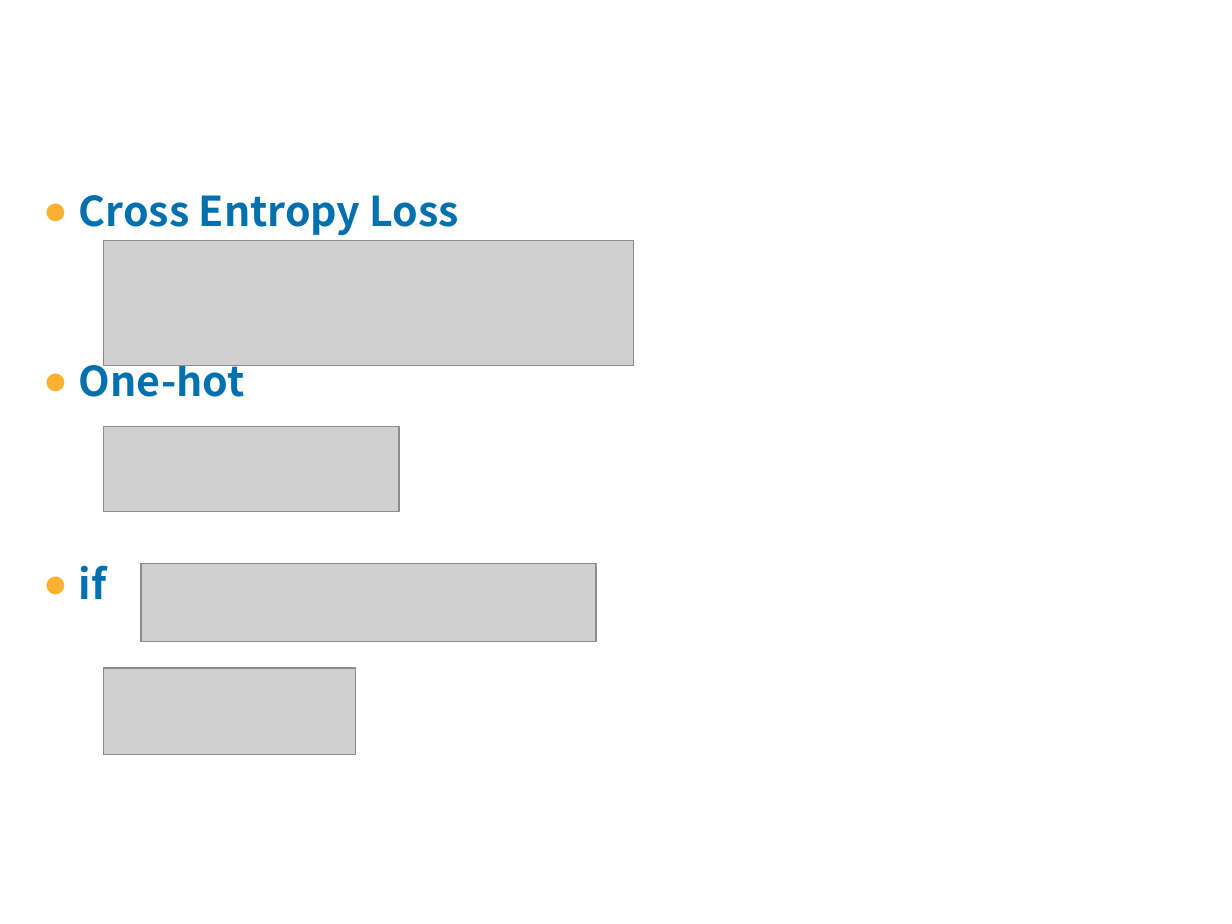
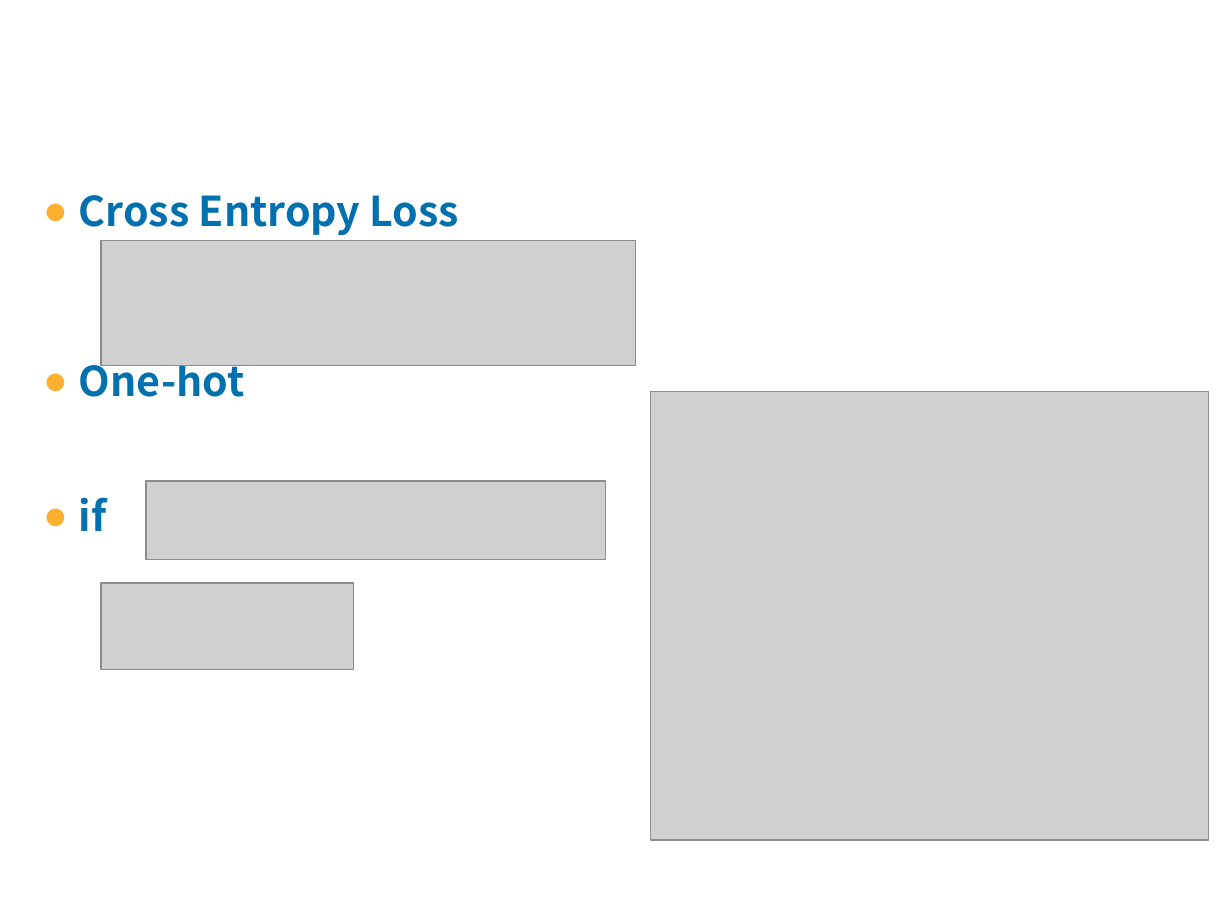
Before and after one commit to jxwb088047/RNN_BPTT_report, a slide deck: slide 12 of 林广和研一下学术ppt-2016-06-06.pptx (slide 11 before the commit). Drawn at 1232x924 pixels with LibreOffice and Linux fonts; fonts in the diff are those of the drawing; grey boxes stand for pictures; background and template pictures are left out. Boxes give left, top, right and bottom in pixels: in the first picture for what was removed or moved away, otherwise in the second. Text is boxed around its words. In the diff, an @@ line names an element or a change of style, - is before the commit and + after.

```diff
--- a/林广和研一下学术ppt-2016-06-06.pptx
+++ b/林广和研一下学术ppt-2016-06-06.pptx
@@ text "Cross Entropy Loss" rewrapped from (79,195,459,599) to (79,195,459,531) @@
@@ picture added at (650,392,1209,840) @@
@@ picture removed at (103,426,399,513) @@
@@ picture added at (147,480,606,559) @@
@@ picture removed at (140,564,595,642) @@
@@ picture added at (101,583,354,670) @@
@@ picture removed at (103,668,356,755) @@
```
Also in this commit, not shown: 8 other slides changed, 2 slides added.
